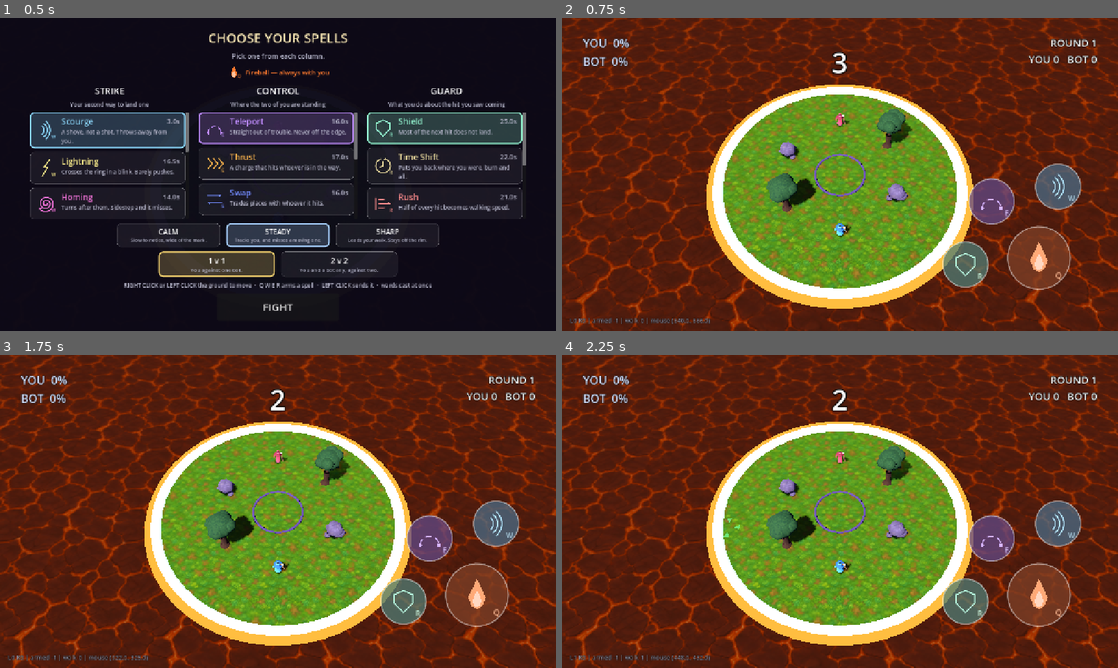
Above: before the commit, frames 1-4 (two rows, left to right).
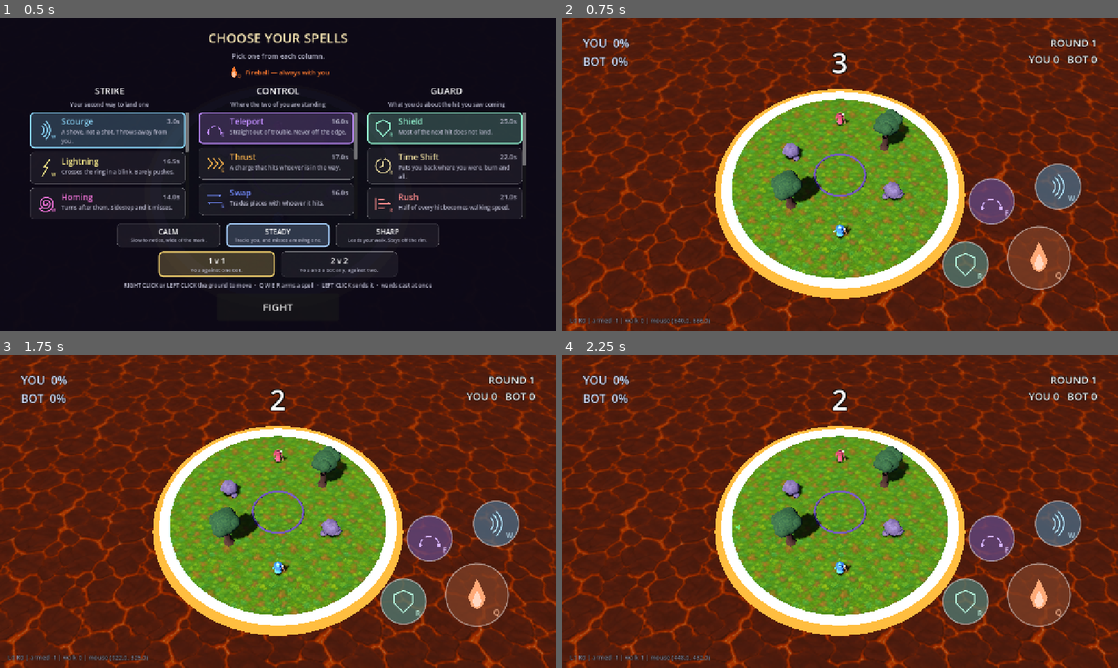
Above: after the commit, the same moments.

Repository: acansahin/spellfall
Game: Godot game, scene res://core/game/main.tscn
Two runs of this game, one before a commit and one after it. Both use one fixed random seed, a clock stepped at 60 frames per second and the inputs below.
Inputs (mouse positions are in pixels of both pictures, inside the frame that each line leads up to):
- Up to frame 1 (0.5 s): no input
- Up to frame 2 (0.75 s): click "FIGHT" at 0.5 s
- Up to frame 3 (1.75 s): tap Enter at 1.25 s; move the mouse to (400, 495) at 1.27 s; hold Right (move_right) from 1.28 s (still down); tap Q (cast_1) at 1.35 s; click (400, 495) at 1.42 s
- Up to frame 4 (2.25 s): release Right (move_right) at 2 s; tap Space at 2 s; drag from (728, 527) to (812, 574) at 2.02 s

Frame 1 is identical in both runs. In frame 2, 27% of the frame differs, in the area x 0-100%, y 0-100%; in frame 3, 27%; in frame 4, 27%.

Commit message:
feat: the ring closes the way the map's does, and the docs were wrong about it
"Warcraft 3 warlocktaki arena daralmasi bu sekilde hizli mi?"

No. We were closing 4.2x faster, and answering the question turned up a claim in
this repo's own documentation that was simply false.

WHAT THE MAP ACTUALLY DOES

PY(radius) paints ground out to a radius in TILES and leaves everything past it
as lava. WY() decrements that radius and re-arms a timer at NN * sqrt(UH), where
NN is 10 and UH is how many wizards are still alive. A Warcraft III tile is 128
units, which is exactly one metre on this port's scale.

So: start at 9 + players/2 metres, lose one whole metre per step, every
10 * sqrt(alive) seconds, all the way to zero.

Three properties came with taking that properly. It STEPS - a ring of ground
becomes lava at one moment, which is a different pressure from a rim creeping
inward. It SPEEDS UP as fighters die, because the interval is recomputed from the
living count every step, so the last two alive in a 2v2 drop from a 20s clock to
a 14.1s one. And it goes to ZERO, which is the job the old continuous close was
invented to do and the map was already doing.

grace_seconds, shrink_per_second and min_radius are gone. The first two are what
step_delay() now does with the map's own arithmetic - the ring waits a full
interval before its first step, and that IS the grace. The floor at 4.5m the map
never had.

THE DOCS WERE WRONG

GAME_DESIGN.md and docs/warlock-reference.md both said the map shrinks BETWEEN
rounds and that closing during one was this port's own idea. Both wrong, and
wrong because nobody had looked rather than because the script hid it. Corrected
in place with the JASS quoted, because a doc that was confidently wrong once
should show its working the second time.

AND THE RUNNER EARNED ITS KEEP ON ITS FIRST OUTING

--knockback-test FAILED, twice, which is how tools/run_suites.py reports
something real rather than a flake - and the cause was this change.
_measure_slide pushed the bot from a spawn at 6m of radius; a 4.5m slide put it
at 10.5m, which is inside an 11m ring and outside a 10m one. It burned in the
lava, was eliminated, and an eliminated body has set_physics_process(false):
every later section was measuring something that could not be pushed anywhere and
reporting it as knockback that does not work. Slides are measured from the middle
now, where there is a whole radius to slide into.

Measured: a 1v1 closes completely in 127 seconds, where the old ring stopped at
4.5m after 33.7. Whether that brings back the stall the in-round close exists to
prevent is the open question, and the lever would be seconds_per_step.

17 of 17 through the runner, first time, plus --pc-test on its own.

Co-Authored-By: Claude Opus 5 <noreply@anthropic.com>

Diff:
--- a/arena/arena.gd
+++ b/arena/arena.gd
@@ -9,11 +9,22 @@
 ## it, the aim lane stops at it, the lava burns whoever is outside it, and the camera frames
 ## it; five readers, one source.
 ##
-## **It closes DURING a round, not between rounds.** The map this game takes after shrinks its
-## arena one step per round, which bounds a match but leaves a single round able to run
-## forever - and a round that can stall is exactly the problem, because nobody is knocked out
-## by accident any more now that the lava gives a way back. A ring that closes on a clock ends
-## every round on its own, and turns "hold your ground" into a decision with a deadline.
+## **It closes DURING a round, in whole-metre steps, and it does not stop.** That is the
+## reference map's own behaviour, read out of `PY()` and `WY()` in its script - see
+## docs/warlock-reference.md section 7c. This file used to say the map shrank between rounds
+## and that a continuous close was this port's own idea; both were wrong, and wrong because
+## nobody had looked.
+##
+## Three properties come with it and each is the point rather than a detail:
+##
+## - **It steps.** A whole ring of ground becomes lava at one moment. That is a different kind
+##   of pressure from a rim creeping inward: you can be standing somewhere safe and be standing
+##   in lava a moment later without having moved.
+## - **It speeds up as fighters die**, because the interval is `10 * sqrt(alive)` and `alive`
+##   is recomputed on every step. The closing ring is the loser's punishment and the winner's
+##   reward in one number.
+## - **It goes to zero.** There is no minimum, so a round always ends - which is the job the
+##   old continuous close was invented to do, and the map was already doing it.
 ##
 ## Nothing here knows what a fighter is. It moves geometry and emits a number.
 
@@ -21,26 +32,31 @@
 ## cached edge at it.
 signal radius_changed(radius: float)
 
-## Where a round starts. The reference map's 1408 units, at 128 units to the metre - see
-## docs/warlock-reference.md.
+## Metres of radius a round starts at, if nobody says otherwise.
 ##
-## It was already 12.0, which is within a metre of the map's own ring, so this barely moves.
-## Worth saying out loud because it is the half of the "too fast" problem that was NOT wrong:
-## the arena was the right size all along and the wizard was crossing it 2.4x too quickly. At
-## 1.641 m/s an eleven-metre ring takes 13.4 seconds to cross, which is the map's number.
+## The map sizes its ring off the ROSTER - `9 + players/2` tiles, and a tile is one metre here
+## - so this is only the fallback for a scene opened with nobody in it. `size_for()` below is
+## what actually decides, and the level calls it once the squad exists.
 @export var start_radius := 11.0
 
-## How small it is allowed to get. At 4.5m a Scourge reaches most of the way across, which
-## is the point: by the end of a round, standing still is not an option anyone has.
-@export var min_radius := 4.5
+## The map's `9 +` term, in metres.
+@export var base_radius := 9.0
 
-## Seconds at full size before it begins to close. The opening exchange happens on the whole
-## board; the squeeze is what breaks a stalemate, so it should not arrive before there is one.
-@export var grace_seconds := 12.0
+## Seconds per step at ONE fighter alive. The map's `NN`, and the interval is this times the
+## square root of how many are still standing.
+@export var seconds_per_step := 10.0
 
-## Metres of radius lost per second once it starts. At 0.3 the ring takes 25 seconds to go
-## from 12m to 4.5m, so a round that nobody wins outright resolves in well under a minute.
-@export var shrink_per_second := 0.3
+## Metres the ring loses per step. The map moves one terrain tile at a time and a Warcraft III
+## tile is 128 units, which is exactly one metre on this port's scale.
+@export var step_metres := 1.0
+
+## THERE IS NO `grace_seconds` AND NO `shrink_per_second` ANY MORE, and no `min_radius`.
+##
+## The first two were one number each doing what `step_delay()` now does with the map's own
+## arithmetic: the ring waits a full interval before its first step, which IS the grace, and
+## it moves a whole metre at once rather than a fraction of one per second. The third was a
+## floor at 4.5m that the map does not have - it closes to nothing, which is what guarantees
+## a round ends rather than merely gets uncomfortable.
 
 ## Fraction of the radius the rim ring sits at, and how wide it and the molten shore are.
 @export var rim_width := 1.0
@@ -60,7 +76,11 @@
 @onready var _shore: MeshInstance3D = $Lava/Shore
 @onready var _obstacles: Node3D = $Obstacles
 
+## Seconds since the last step, or since the round began.
 var _elapsed := 0.0
+
+## The size THIS match's rounds start at, from `size_to()`. Zero until the level says.
+var _round_start_radius := 0.0
 
 ## Where each obstacle stands, as a FRACTION of the radius, captured once from the scene. The
 ## cover shrinks with the ring rather than being swallowed by it - a ring that closes over its
@@ -86,29 +106,60 @@
 
 
 ## Back to full size, and the clock back to zero. The round system calls this.
+## The radius a round starts at for a given number of fighters. The map's `9 + players/2`
+## tiles, in metres, with the integer division it uses - so two and three fighters both start
+## at ten and four at eleven.
+func size_for(fighters: int) -> float:
+	return base_radius + float(int(maxi(fighters, 1) / 2))
+
+
+## Seconds until the next step, given how many are still standing. The map's `NN * sqrt(UH)`.
+##
+## Recomputed on every step rather than once at the start, which is the whole of why the ring
+## speeds up as a fight thins out.
+func step_delay(alive: int) -> float:
+	return seconds_per_step * sqrt(float(maxi(alive, 1)))
+
+
 func reset() -> void:
 	_elapsed = 0.0
-	_set_radius(start_radius)
+	_set_radius(_round_start_radius if _round_start_radius > 0.0 else start_radius)
+
+
+## Sets the size this and every following round begins at. The level calls it once the squad
+## is formed, because the arena does not know how many wizards there are and should not.
+func size_to(fighters: int) -> void:
+	_round_start_radius = size_for(fighters)
+	_set_radius(_round_start_radius)
 
 
 ## One tick of the round. The level calls this only while the round is live: a ring that
 ## closed through the countdown would take the interlude with it.
-func tick(delta: float) -> void:
-	if not shrinking or radius <= min_radius:
+## One tick of the round. The level calls this only while the round is live: a ring that
+## closed through the countdown would take the interlude with it.
+##
+## `alive` is handed in rather than looked up. The arena still knows nothing about fighters -
+## it takes a count, the same way it takes a delta.
+func tick(delta: float, alive: int = 2) -> void:
+	if not shrinking or radius <= 0.0:
 		return
 	_elapsed += delta
-	if _elapsed < grace_seconds:
+	# The first step lands a full interval in, which is the map's grace: it has no separate
+	# grace period, it simply has not stepped yet.
+	if _elapsed < step_delay(alive):
 		return
-	_set_radius(maxf(radius - shrink_per_second * delta, min_radius))
+	_elapsed = 0.0
+	_set_radius(maxf(radius - step_metres, 0.0))
 
 
-## Seconds until it starts closing, or 0 once it has.
-func grace_left() -> float:
-	return maxf(grace_seconds - _elapsed, 0.0)
+## Seconds until the NEXT step. Named `grace_left` still because that is what it is before the
+## first one, and the HUD and three suites already ask for it by that name.
+func grace_left(alive: int = 2) -> float:
+	return maxf(step_delay(alive) - _elapsed, 0.0)
 
 
 func is_closing() -> bool:
-	return shrinking and _elapsed >= grace_seconds and radius > min_radius
+	return shrinking and radius > 0.0
 
 
 func _set_radius(value: float) -> void:
--- a/core/game/main.gd
+++ b/core/game/main.gd
@@ -217,7 +217,9 @@
 
 func _physics_process(delta: float) -> void:
 	if _rounds.is_live():
-		_arena.tick(delta)
+		# The living count, not the roster: the map recomputes its interval from who is still
+		# standing, which is what makes the ring close faster as a fight thins out.
+		_arena.tick(delta, _rounds.alive_count())
 	_tick_lava(delta)
 	_tick_tethers(delta)
 
@@ -280,7 +282,7 @@
 const CAMERA_FRAMING := 3.14
 
 ## The camera stops coming in once the ring closes past this radius, even though the ring
-## itself keeps shrinking to `Arena.min_radius`. Framing the last few metres as tightly as the
+## itself keeps shrinking all the way to nothing. Framing the last few metres as tightly as the
 ## rest would zoom the camera in far enough to crowd the fight rather than clarify it - the
 ## squeeze is meant to be felt as the RING closing around two wizards who stay a readable size,
 ## not as the camera lunging at them.
@@ -899,6 +901,9 @@
 	_squad_formed = true
 	_team_match = team_match
 	_form_squad(team_match)
+	# The map sizes its ring off the roster - `9 + players/2` tiles - so this has to happen
+	# after the squad is formed and before the first round is set up.
+	_arena.size_to(_fighters.size())
 	_wire_combat()
 	# The HUD reads instability and nothing else. It is handed its sources here rather than
 	# hunting for them, which is what makes a third and fourth fighter a loop rather than a
@@ -2145,8 +2150,19 @@
 # ---------------------------------------------------------------------------------------
 
 ## Hits the bot with a known speed and returns how far it slid on the ground plane.
+## Where a slide is measured FROM: the middle, not a spawn.
+##
+## The spawns sit at 6m of radius, and the ring is 10m in a 1v1 now that it is sized off the
+## roster the way the map sizes it. A 4.5m slide from a spawn therefore ends up 10.5m out - in
+## the lava, where the bot burns down, is eliminated, and has `set_physics_process(false)`
+## called on it. Every later section then measured a body that could not be pushed anywhere,
+## and reported it as knockback that does not work. From the middle there is a whole radius to
+## slide into.
+const SLIDE_ORIGIN := Vector3(0.0, 1.2, 0.0)
+
+
 func _measure_slide(speed: float, instability: float) -> float:
-	_bot.respawn_at(bot_spawn)
+	_bot.respawn_at(SLIDE_ORIGIN)
 	for i in 20:
 		await get_tree().physics_frame
 	var start := _bot.global_position
@@ -2234,12 +2250,12 @@
 		"%.2fm vs %.2fm = %.2fx" % [at50, measured, ratio])
 
 	# --- and eventually it throws you off ------------------------------------------------
-	_bot.respawn_at(bot_spawn)
+	_bot.respawn_at(SLIDE_ORIGIN)
 	for i in 20:
 		await get_tree().physics_frame
 	# Sized off the arena rather than off a literal: this asserted `> 7.2` from the days of a
 	# seven-metre ring and has been passing for free on every larger board since. A hit that
-	# carries twice the diameter must clear any spawn, whichever way it points.
+	# carries twice the diameter must clear the rim from the middle.
 	var clear_it := 2.0 * _arena.radius * -log(_bot.drag_per_second)
 	var hard := Knockback.velocity(clear_it, Vector3(0, 0, -1), 0.0, knockback_rules)
 	_bot.apply_knockback(hard)
@@ -3753,65 +3769,85 @@
 	await _wait_for_live()
 	# Deliberately NOT frozen: this suite is the one that watches it move.
 	_arena.shrinking = true
+	_arena.size_to(_fighters.size())
 	_arena.reset()
-	print("[shrink-test] start=%.1fm min=%.1fm grace=%.0fs rate=%.2fm/s" % [
-		_arena.start_radius, _arena.min_radius, _arena.grace_seconds,
-		_arena.shrink_per_second])
-
-	_expect("a round starts at full size",
-		is_equal_approx(_arena.radius, _arena.start_radius),
-		"%.2fm of %.2fm" % [_arena.radius, _arena.start_radius])
+	print("[shrink-test] %d fighters, start=%.1fm, step=%.1fm every %.1fs at 2 alive" % [
+		_fighters.size(), _arena.radius, _arena.step_metres, _arena.step_delay(2)])
+
+	# --- the size comes off the roster, the way the map's does --------------------------------
+	_expect("a round starts at the size the roster asks for",
+		is_equal_approx(_arena.radius, _arena.size_for(_fighters.size())),
+		"%.2fm for %d fighters" % [_arena.radius, _fighters.size()])
+	_expect("and that is the map's 9 + players/2",
+		is_equal_approx(_arena.size_for(2), 10.0)
+			and is_equal_approx(_arena.size_for(4), 11.0)
+			and is_equal_approx(_arena.size_for(8), 13.0),
+		"2p %.0fm, 4p %.0fm, 8p %.0fm" % [
+			_arena.size_for(2), _arena.size_for(4), _arena.size_for(8)])
 	_expect("the lava rule and the arena agree", is_equal_approx(_arena_edge, _arena.radius),
 		"edge=%.2f arena=%.2f" % [_arena_edge, _arena.radius])
 	_expect("so does the bot", is_equal_approx(_brain.arena_radius, _arena.radius),
 		"bot=%.2f arena=%.2f" % [_brain.arena_radius, _arena.radius])
 
-	# --- it holds still while the fight opens -------------------------------------------------
+	# --- the clock is 10 * sqrt(alive), and it SPEEDS UP as a fight thins out ------------------
+	#
+	# The second half is the property that makes this the map's ring rather than a slower
+	# version of the old one: a fight that has lost half its wizards closes faster.
+	_expect("the step delay is 10 x root of the living count",
+		is_equal_approx(_arena.step_delay(2), 14.142136)
+			and is_equal_approx(_arena.step_delay(4), 20.0),
+		"2 alive %.2fs, 4 alive %.2fs" % [_arena.step_delay(2), _arena.step_delay(4)])
+	_expect("fewer alive closes it faster", _arena.step_delay(2) < _arena.step_delay(8),
+		"2 alive %.1fs vs 8 alive %.1fs" % [_arena.step_delay(2), _arena.step_delay(8)])
+
+	# --- it holds completely still until its first step ----------------------------------------
 	var held := _arena.radius
 	await _wait(1.0)
-	_expect("it does not move during the grace period",
-		is_equal_approx(_arena.radius, held) and _arena.grace_left() > 0.0,
-		"%.2fm, %.1fs of grace left" % [_arena.radius, _arena.grace_left()])
-
-	# --- then it closes, at the rate it says ---------------------------------------------------
+	_expect("it does not move before its first step",
+		is_equal_approx(_arena.radius, held) and _arena.grace_left(2) > 0.0,
+		"%.2fm, %.1fs until the step" % [_arena.radius, _arena.grace_left(2)])
+
+	# --- then it steps, by a WHOLE metre, at once ----------------------------------------------
 	#
-	# Rather than wait out the whole grace period in real time, spend it: the clock is the
-	# arena's own, and ticking it directly is the same thing the round does, only faster.
-	while _arena.grace_left() > 0.0:
-		_arena.tick(1.0 / 60.0)
-	var before := _arena.radius
+	# Rather than wait out the interval in real time, spend it: the clock is the arena's own and
+	# ticking it directly is what the round does, only faster.
 	var cover_before: Vector2 = _cover_points()[0]
 	var camera_before: float = _camera_rig.distance
-	await _wait(1.0)
-	var closed := before - _arena.radius
-	_expect("it closes once the grace runs out", closed > 0.0,
+	var before := _arena.radius
+	var ticks := 0
+	while is_equal_approx(_arena.radius, before) and ticks < 60 * 60:
+		_arena.tick(1.0 / 60.0, 2)
+		ticks += 1
+	_expect("it steps by a whole metre at once",
+		is_equal_approx(before - _arena.radius, _arena.step_metres),
 		"%.2fm -> %.2fm" % [before, _arena.radius])
-	_expect("at the rate it advertises",
-		absf(closed - _arena.shrink_per_second) < _arena.shrink_per_second * 0.25,
-		"%.2fm in 1s, rate is %.2fm/s" % [closed, _arena.shrink_per_second])
-	_expect("and it says it is closing", _arena.is_closing(), "is_closing=%s" % _arena.is_closing())
+	_expect("and it waited the interval to do it",
+		absf(float(ticks) / 60.0 - _arena.step_delay(2)) < 1.5,
+		"%.1fs, interval is %.1fs" % [float(ticks) / 60.0, _arena.step_delay(2)])
+	_expect("and it says it is closing", _arena.is_closing(),
+		"is_closing=%s" % _arena.is_closing())
 
 	# --- everything that reads the radius came with it -----------------------------------------
 	_expect("the lava rule followed it in", is_equal_approx(_arena_edge, _arena.radius),
 		"edge=%.2f arena=%.2f" % [_arena_edge, _arena.radius])
 	_expect("the bot followed it in", is_equal_approx(_brain.arena_radius, _arena.radius),
 		"bot=%.2f arena=%.2f" % [_brain.arena_radius, _arena.radius])
-	_expect("the camera came in with it", _camera_rig.distance < camera_before,
-		"%.2f -> %.2f" % [camera_before, _camera_rig.distance])
 	var cover_now: Vector2 = _cover_points()[0]
 	_expect("the cover came in with it", cover_now.length() < cover_before.length() - 0.01,
 		"%.2fm -> %.2fm from the centre" % [cover_before.length(), cover_now.length()])
 	_expect("and the cover is still inside the ring", cover_now.length() < _arena.radius,
 		"cover at %.2fm, rim at %.2fm" % [cover_now.length(), _arena.radius])
 
-	# --- it stops at the floor -----------------------------------------------------------------
+	# --- IT CLOSES ALL THE WAY. There is no floor ----------------------------------------------
+	#
+	# This is the assertion the old floor at 4.5m made impossible, and it is the whole reason
+	# the ring exists: a round that nobody wins has to end anyway.
 	var guard := 0
-	while _arena.radius > _arena.min_radius and guard < 60 * 120:
-		_arena.tick(1.0 / 60.0)
+	while _arena.radius > 0.0 and guard < 60 * 600:
+		_arena.tick(1.0 / 60.0, 2)
 		guard += 1
-	_arena.tick(1.0)
-	_expect("it stops at the minimum", is_equal_approx(_arena.radius, _arena.min_radius),
-		"%.2fm of a %.2fm floor" % [_arena.radius, _arena.min_radius])
+	_expect("it closes all the way to nothing", is_equal_approx(_arena.radius, 0.0),
+		"%.2fm left after %.0fs" % [_arena.radius, float(guard) / 60.0])
 	_expect("and stops saying it is closing", not _arena.is_closing(), "still closing")
 
 	# --- but the camera barely follows it at all -----------------------------------------------
@@ -3824,23 +3860,22 @@
 	#
 	# So the squeeze belongs to the GEOMETRY. The ring closes by the same amount it always did;
 	# the lens is asserted to stay put.
-	var opening := maxf(_arena.start_radius, CAMERA_FLOOR_RADIUS) * CAMERA_FRAMING
+	var opening := maxf(_arena.size_for(_fighters.size()), CAMERA_FLOOR_RADIUS) * CAMERA_FRAMING
 	var travelled := opening - _camera_rig.distance
-	_expect("the camera barely moves while the ring closes to its minimum",
+	_expect("the camera barely moves while the ring closes",
 		travelled >= 0.0 and travelled < opening * 0.2,
-		"lens moved %.2fm of %.2fm (%.0f%%), ring alone would have moved it %.2fm" % [
-			travelled, opening, 100.0 * travelled / opening,
-			opening - _arena.min_radius * CAMERA_FRAMING])
-	_expect("and it never follows the ring past its floor",
-		_camera_rig.distance > _arena.min_radius * CAMERA_FRAMING + 0.5,
-		"camera=%.2f, ring alone would put it at %.2f" % [
-			_camera_rig.distance, _arena.min_radius * CAMERA_FRAMING])
+		"lens moved %.2fm of %.2fm (%.0f%%)" % [
+			travelled, opening, 100.0 * travelled / opening])
+	_expect("and it never follows the ring past its own floor",
+		_camera_rig.distance > CAMERA_FLOOR_RADIUS * CAMERA_FRAMING - 0.5,
+		"camera=%.2f, floor would put it at %.2f" % [
+			_camera_rig.distance, CAMERA_FLOOR_RADIUS * CAMERA_FRAMING])
 
 	# --- a new round gives the whole board back ------------------------------------------------
 	_arena.reset()
 	_expect("a new round starts full size again",
-		is_equal_approx(_arena.radius, _arena.start_radius)
-			and is_equal_approx(_arena_edge, _arena.start_radius),
+		is_equal_approx(_arena.radius, _arena.size_for(_fighters.size()))
+			and is_equal_approx(_arena_edge, _arena.radius),
 		"%.2fm, edge %.2fm" % [_arena.radius, _arena_edge])
 
 	print("[shrink] %s (%d failure(s))" % [
Not shown, changed: GAME_DESIGN.md
Not shown, changed: TASKS.md
